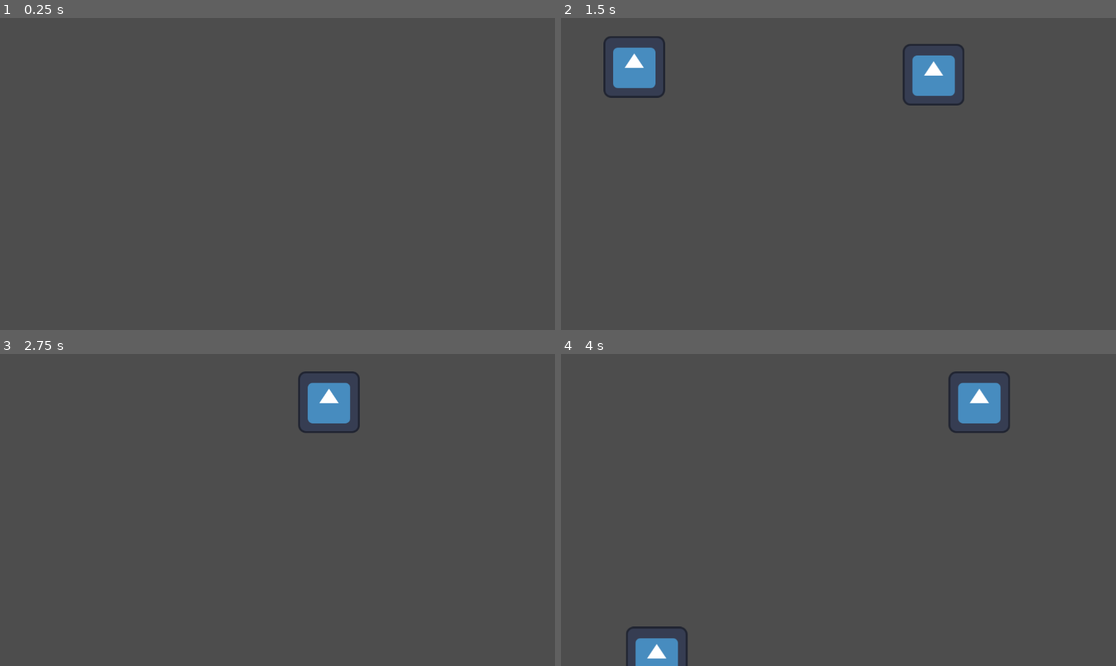
Above: before the commit, frames 1-4 (two rows, left to right).
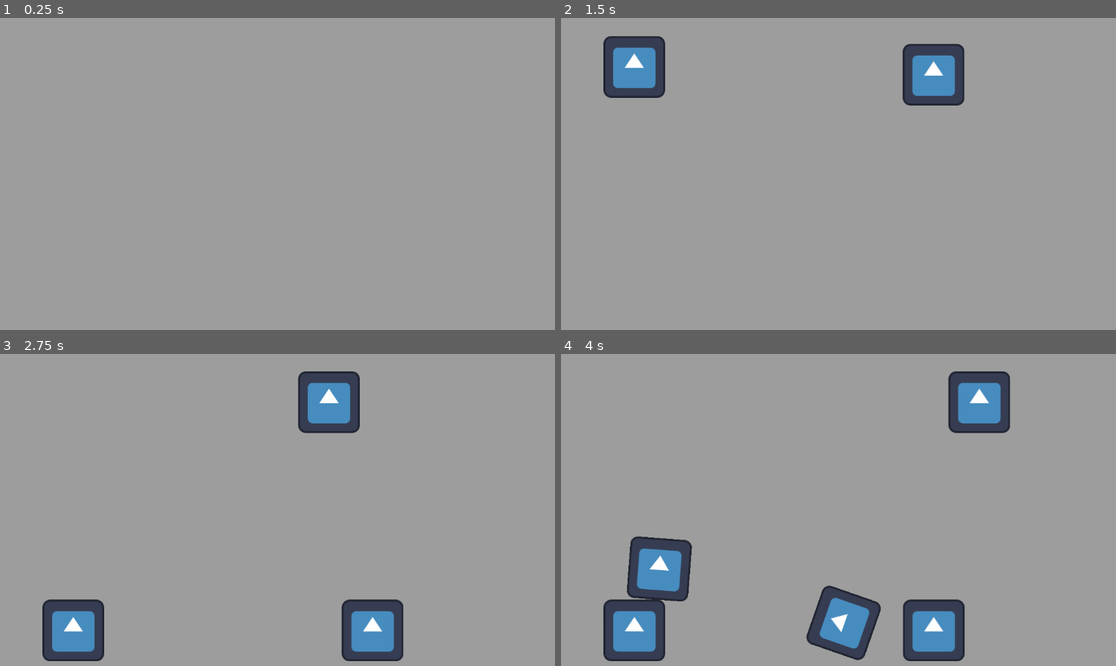
Above: after the commit, the same moments.

Repository: avidandy/CookieTower
Game: Godot game, scene res://Scenes/andytestroom.tscn
The game is run twice, just before and just after one commit, with the same random seed, the same clock (stepped at 60 frames per second) and the same inputs. This scene is started directly instead of the project's main scene. The engine's default icon, where the game draws it, is replaced by a stand-in: a white triangle on a blue panel in a dark square.
Inputs (mouse positions are in pixels of both pictures, inside the frame that each line leads up to):
- Up to frame 1 (0.25 s): no input
- Up to frame 2 (1.5 s): tap Enter at 0.5 s; move the mouse to (960, 158) at 0.52 s; press the mouse at (960, 158) at 0.53 s; move the mouse to (727, 189) at 1.27 s; release the mouse at (727, 189) at 1.28 s; click (727, 189) at 1.35 s
- Up to frame 3 (2.75 s): move the mouse to (333, 441) at 2.02 s; press the mouse at (333, 441) at 2.03 s
- Up to frame 4 (4 s): move the mouse to (810, 572) at 2.77 s; release the mouse at (810, 572) at 2.78 s; click (810, 572) at 2.85 s; move the mouse to (1005, 556) at 3.52 s; press the mouse at (1005, 556) at 3.53 s

The runs differ from the first frame. In frame 1, 100% of the frame differs, in the area x 0-100%, y 0-100%; in frame 2, 96%; in frame 3, 96%; in frame 4, 94%.

Commit message:
Add play area
Setup collision objects to prevent blocks leaving play area

Diff:
--- a/cookietower/Scenes/andytestroom.tscn
+++ b/cookietower/Scenes/andytestroom.tscn
@@ -1,6 +1,9 @@
-[gd_scene load_steps=2 format=3 uid="uid://ckf7gaq62nyif"]
+[gd_scene load_steps=3 format=3 uid="uid://n517npkn5rfr"]
 
 [ext_resource type="Script" uid="uid://db80sdupkxr62" path="res://Scripts/Manager.gd" id="1_lwdiy"]
+[ext_resource type="PackedScene" uid="uid://dcaw277v3xjro" path="res://Scenes/play_area.tscn" id="2_rx8lu"]
 
 [node name="Andytestroom" type="Node2D"]
 script = ExtResource("1_lwdiy")
+
+[node name="PlayArea" parent="." instance=ExtResource("2_rx8lu")]
--- /dev/null
+++ b/cookietower/Scenes/play_area.tscn
@@ -0,0 +1,28 @@
+[gd_scene load_steps=3 format=3 uid="uid://dcaw277v3xjro"]
+
+[sub_resource type="RectangleShape2D" id="RectangleShape2D_a5pih"]
+size = Vector2(1158, 20)
+
+[sub_resource type="RectangleShape2D" id="RectangleShape2D_7hld2"]
+size = Vector2(20, 842.5)
+
+[node name="PlayArea" type="Node2D"]
+
+[node name="StaticBody2D" type="StaticBody2D" parent="."]
+
+[node name="Bottom" type="CollisionShape2D" parent="StaticBody2D"]
+position = Vector2(576, 648)
+shape = SubResource("RectangleShape2D_a5pih")
+
+[node name="Left" type="CollisionShape2D" parent="StaticBody2D"]
+position = Vector2(0, 235)
+shape = SubResource("RectangleShape2D_7hld2")
+
+[node name="Right" type="CollisionShape2D" parent="StaticBody2D"]
+position = Vector2(1152, 235)
+shape = SubResource("RectangleShape2D_7hld2")
+
+[node name="Background" type="ColorRect" parent="."]
+offset_right = 1152.0
+offset_bottom = 648.0
+color = Color(0.61339, 0.61339, 0.61339, 1)
--- a/cookietower/project.godot
+++ b/cookietower/project.godot
@@ -15,6 +15,12 @@
 config/features=PackedStringArray("4.4", "GL Compatibility")
 config/icon="res://icon.svg"
 
+[autoload]
+
+GameMessenger="*res://Scripts/GameMessenger.gd"
+AudioController="*res://Scripts/AudioController.gd"
+ScoreController="*res://Scripts/ScoreController.gd"
+
 [input]
 
 leftclick={
@@ -23,12 +29,6 @@
 ]
 }
 
-[autoload]
-
-GameMessenger="*res://Scripts/GameMessenger.gd"
-AudioController="*res://Scripts/AudioController.gd"
-ScoreController="*res://Scripts/ScoreController.gd"
-
 [rendering]
 
 renderer/rendering_method="gl_compatibility"
